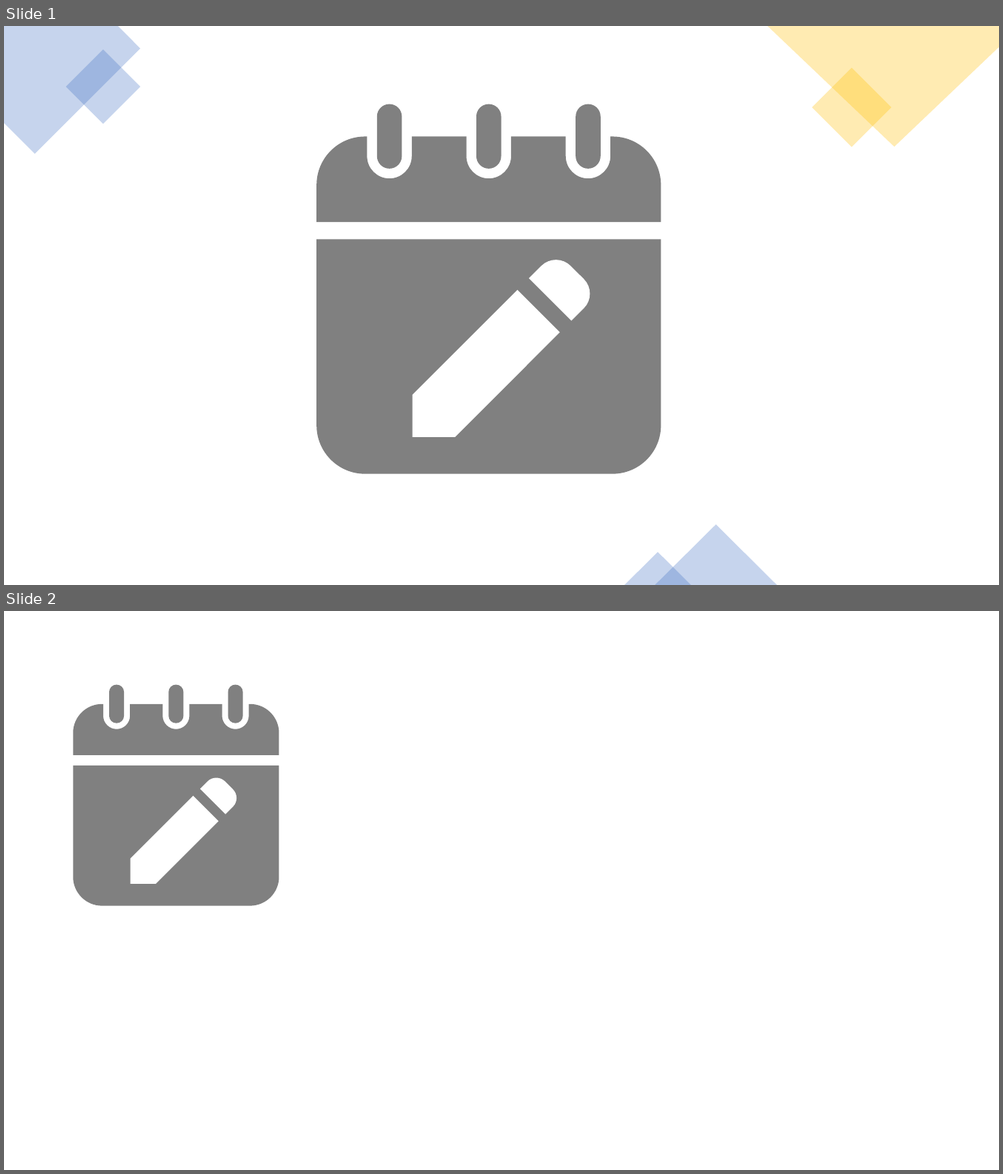
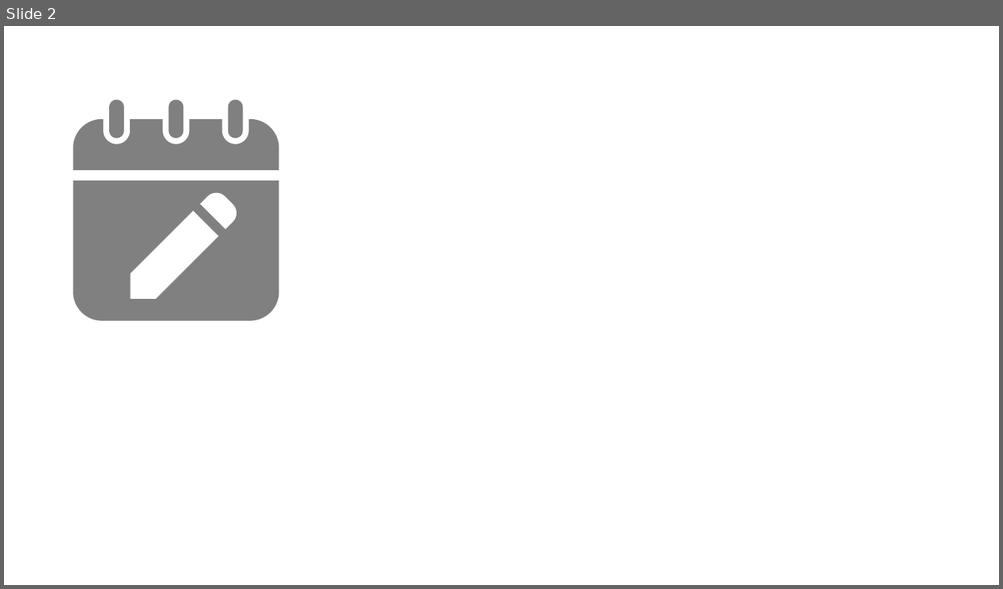
Before and after one commit to tutttuwi/gcal-workload, a slide deck: icon.pptx. Shown one above the other, each under a label of ours: slides 1 and 2 before the commit, slide 2 after it. The pictures are 1003x1174 and 1003x589 pixels, drawn with LibreOffice and Linux fonts; fonts in the diff are those of the drawing. Boxes give left, top, right and bottom in pixels: in the first picture for what was removed or moved away, otherwise in the second. Text is boxed around its words. In the diff, an @@ line names an element or a change of style, - is before the commit and + after.

```diff
--- a/icon.pptx
+++ b/icon.pptx
@@ slide 1 removed at [4,26,999,585], background pattern #BFBFBF on #FFFFFF @@
@@ rectangle removed at [4,26,999,585] @@
@@ freeform shape removed at [4,26,141,154] @@
@@ freeform shape removed at [767,26,999,147] @@
@@ rectangle removed at [66,50,141,124] @@
@@ rectangle removed at [811,68,891,147] @@
@@ freeform shape removed at [377,104,401,170] @@
@@ freeform shape removed at [476,104,501,170] @@
@@ freeform shape removed at [575,104,600,170] @@
@@ freeform shape removed at [316,136,660,222] @@
@@ freeform shape removed at [316,239,660,474] @@
@@ freeform shape removed at [529,261,589,321] @@
@@ rectangle removed at [377,279,615,417] @@
@@ freeform shape removed at [412,290,560,438] @@
@@ triangle removed at [654,526,777,585] @@
@@ triangle removed at [625,553,691,585] @@
```
Also in this commit, not shown: 1 slide added, 11 other files.
